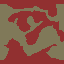
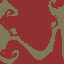
Before/after of a 64x64 layered artwork. What changed in the layer stack:
painted on "Color Fill 1 copy" over (x1=0, y1=0, x2=64, y2=64)
